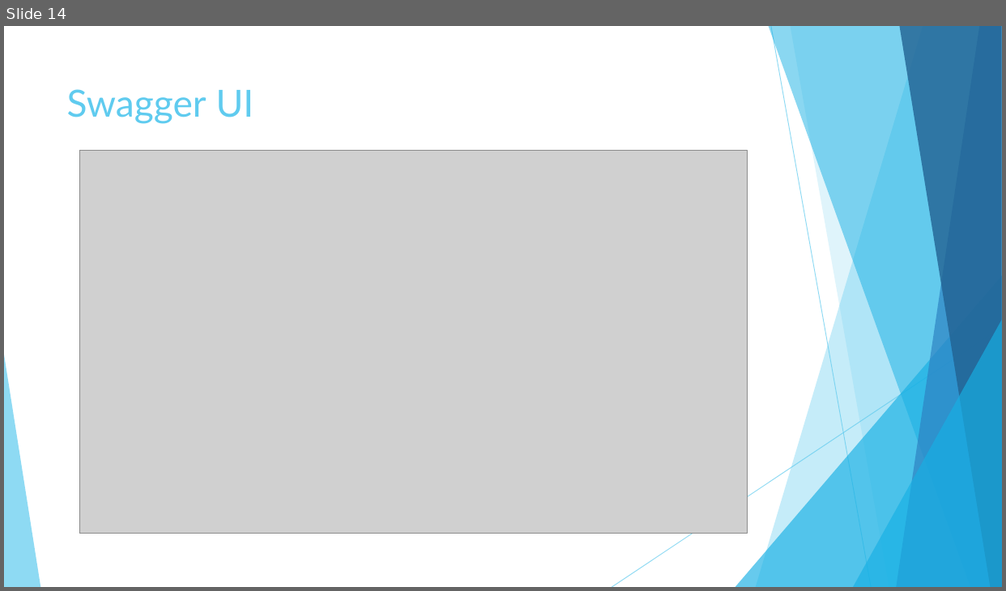
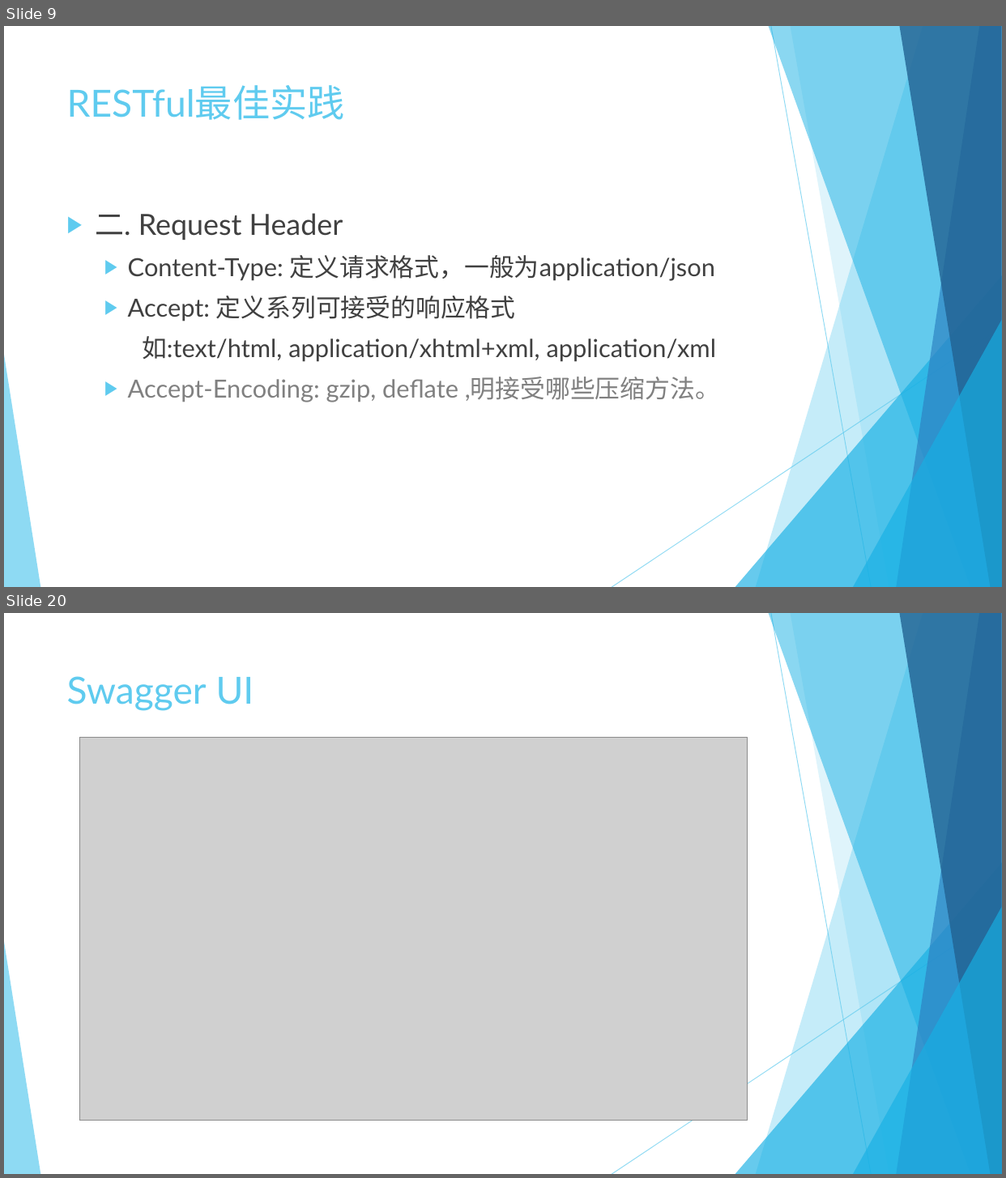
Before and after one commit to Crab2died/micro-boot, a slide deck: rest-api/RESTful.pptx. Shown one above the other, each under a label of ours: slide 14 before the commit, slides 9 and 20 after it; the slides between them are not shown. The pictures are 1006x591 and 1006x1178 pixels, drawn with LibreOffice and Linux fonts; fonts in the diff are those of the drawing; grey boxes stand for pictures. Boxes give left, top, right and bottom in pixels: in the first picture for what was removed or moved away, otherwise in the second. Text is boxed around its words. In the diff, an @@ line names an element or a change of style, - is before the commit and + after.

```diff
--- a/rest-api/RESTful.pptx
+++ b/rest-api/RESTful.pptx
@@ slide 9 added at [4,26,1002,587], background #FFFFFF; not listed: 10 template elements that a slide beside it also shows @@
@@ title added at [67,85,345,120], 36 pt, text #5FCBEF @@
+RESTful最佳实践
@@ text added at [95,213,720,403], 24 pt, text #404040 @@
+▶ 二. Request Header
+  ▶ Content-Type: 定义请求格式，一般为application/json
+  ▶ Accept: 定义系列可接受的响应格式
+  如:text/html, application/xhtml+xml, application/xml
+  ▶ Accept-Encoding: gzip, deflate ,明接受哪些压缩方法。
@@ what was slide 14 is now slide 20 @@
```
Also in this commit, not shown: 13 slides changed, 5 other slides added.
